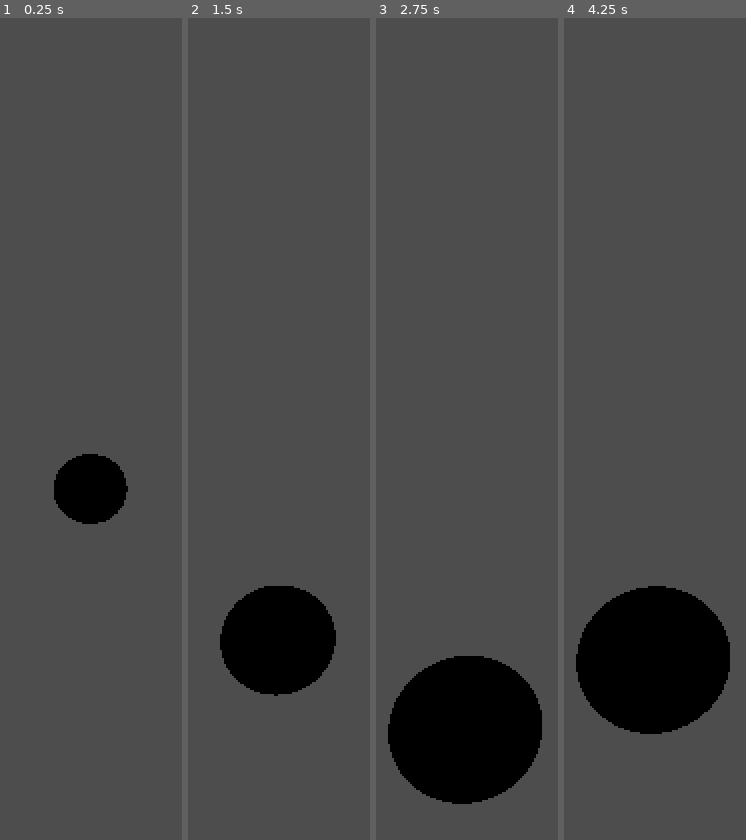
Above: before the commit, frames 1-4 (left to right).
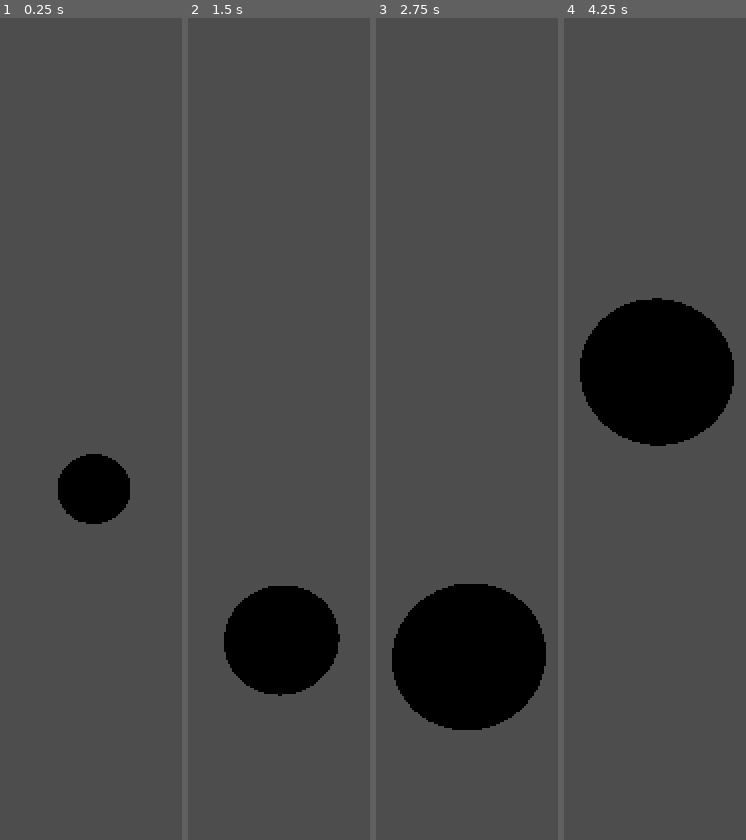
Above: after the commit, the same moments.

Repository: rtauziac/save_the_party
Game: Godot game, scene res://root.tscn
The game is run twice, just before and just after one commit, with the same random seed, the same clock (stepped at 60 frames per second) and the same inputs.
Inputs:
- Up to frame 1 (0.25 s): no input
- Up to frame 2 (1.5 s): hold Space (blow) 0.53-1.28 s; tap Space (blow) at 1.35 s
- Up to frame 3 (2.75 s): hold Space (blow) from 2.03 s (still down)
- Up to frame 4 (4.25 s): release Space (blow) at 2.78 s; tap Space (blow) at 2.85 s; hold Space (blow) from 3.53 s (still down)

The runs differ from the first frame. In frame 1, 0.3% of the frame differs, in the area x 29-72%, y 53-62%; in frame 2, 0.5%; in frame 3, 14%; in frame 4, 24%, in the area x 6-94%, y 34-88%.

Commit message:
Bubble scale and top/bottom colliders

Diff:
--- a/player_mongolfiere.gd
+++ b/player_mongolfiere.gd
@@ -1,11 +1,10 @@
-extends Node3D
+extends CharacterBody3D
 
 @export var scale_minimum = 1
 @export var scale_maximum = 2.1
 @export_range(0.05, 1) var acceleration_factor = 0.1
 var jerk_vertical = 0.0
 var acceleration_vertical = 0.0
-var velocity_vertical = 0.0
 
 
 # Called when the node enters the scene tree for the first time.
@@ -18,9 +17,13 @@
 	jerk_vertical = 1.0 if Input.is_action_pressed("blow") else -1.0
 	var prev_acceleration_vertical = acceleration_vertical
 	acceleration_vertical = clamp(acceleration_vertical + jerk_vertical, -1.0, 1.0)
-	velocity_vertical += acceleration_vertical * acceleration_factor
+	velocity.y += acceleration_vertical * acceleration_factor
 
-	position.y += velocity_vertical * delta
+
+	move_and_slide()
+
 	var scale_scalar = remap(acceleration_vertical, -1.0, 1.0, scale_minimum, scale_maximum)
 	var scale_vector = Vector3(scale_scalar, scale_scalar, scale_scalar)
 	$Bubble.scale = lerp($"Bubble".scale, scale_vector, delta * 6.5)
+	var sphere_shape = $CollisionShape3D.shape as SphereShape3D
+	sphere_shape.radius = $Bubble.scale.x
--- a/root.tscn
+++ b/root.tscn
@@ -6,16 +6,35 @@
 radius = 1.0
 height = 2.0
 
+[sub_resource type="SphereShape3D" id="SphereShape3D_obln0"]
+radius = 1.0
+
+[sub_resource type="BoxShape3D" id="BoxShape3D_yirfx"]
+size = Vector3(7.3125, 6.17957, 5.52637)
+
 [node name="Node3D" type="Node3D"]
 
 [node name="Camera3D" type="Camera3D" parent="."]
 transform = Transform3D(1, 0, 0, 0, 1, 0, 0, 0, 1, 0, 0, 47.929)
 fov = 30.0
 
-[node name="Player" type="Node3D" parent="."]
+[node name="Player" type="CharacterBody3D" parent="."]
+transform = Transform3D(1, 0, 0, 0, 1, 0, 0, 0, 1, -16.0999, 0, 0)
 script = ExtResource("1_g8byh")
 acceleration_factor = 0.315
 
 [node name="Bubble" type="MeshInstance3D" parent="Player"]
-transform = Transform3D(1, 0, 0, 0, 1, 0, 0, 0, 1, -16.2021, 0, 0)
 mesh = SubResource("SphereMesh_i555y")
+
+[node name="CollisionShape3D" type="CollisionShape3D" parent="Player"]
+shape = SubResource("SphereShape3D_obln0")
+
+[node name="StaticBody3D" type="StaticBody3D" parent="."]
+
+[node name="CollisionShape3D" type="CollisionShape3D" parent="StaticBody3D"]
+transform = Transform3D(1, 0, 0, 0, 1, 0, 0, 0, 1, -15.9647, 14.7933, 0)
+shape = SubResource("BoxShape3D_yirfx")
+
+[node name="CollisionShape3D2" type="CollisionShape3D" parent="StaticBody3D"]
+transform = Transform3D(1, 0, 0, 0, 1, 0, 0, 0, 1, -15.7552, -12.6756, 0)
+shape = SubResource("BoxShape3D_yirfx")
Not shown: 1 places in root.tscn that only renumber resources
